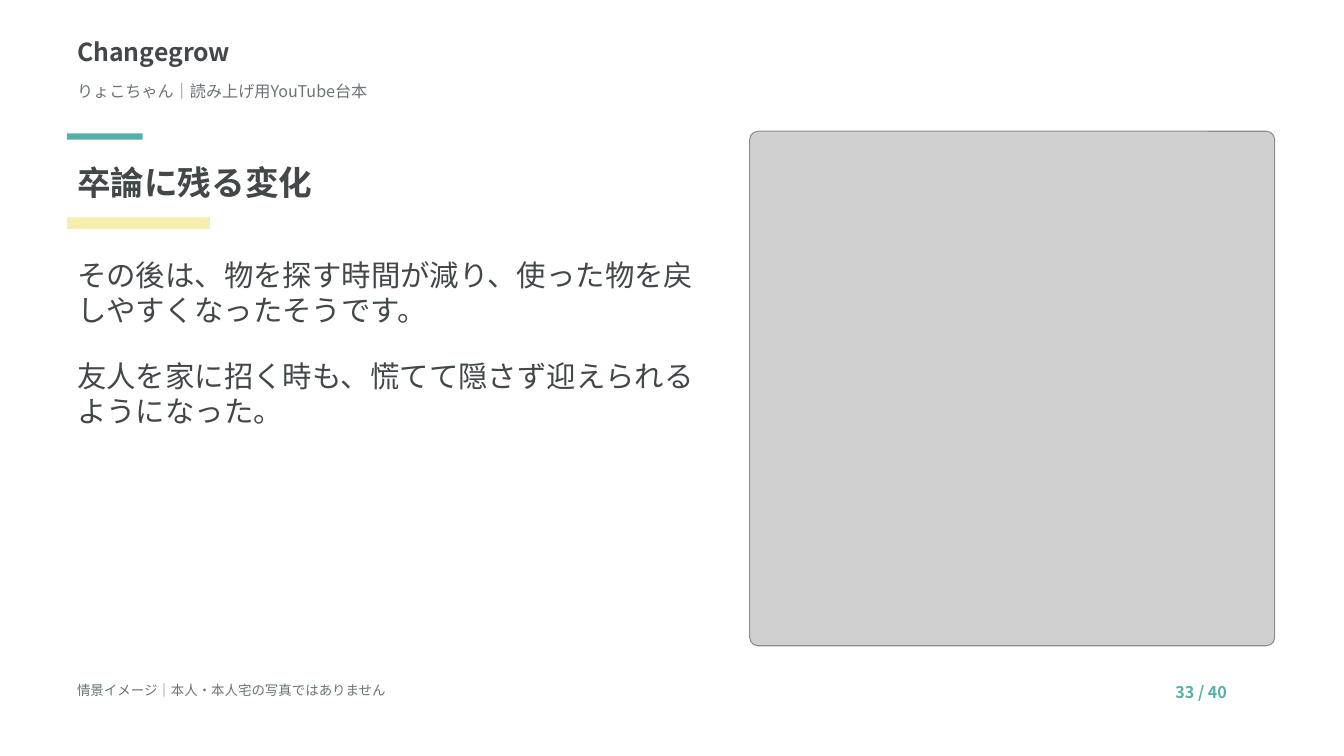
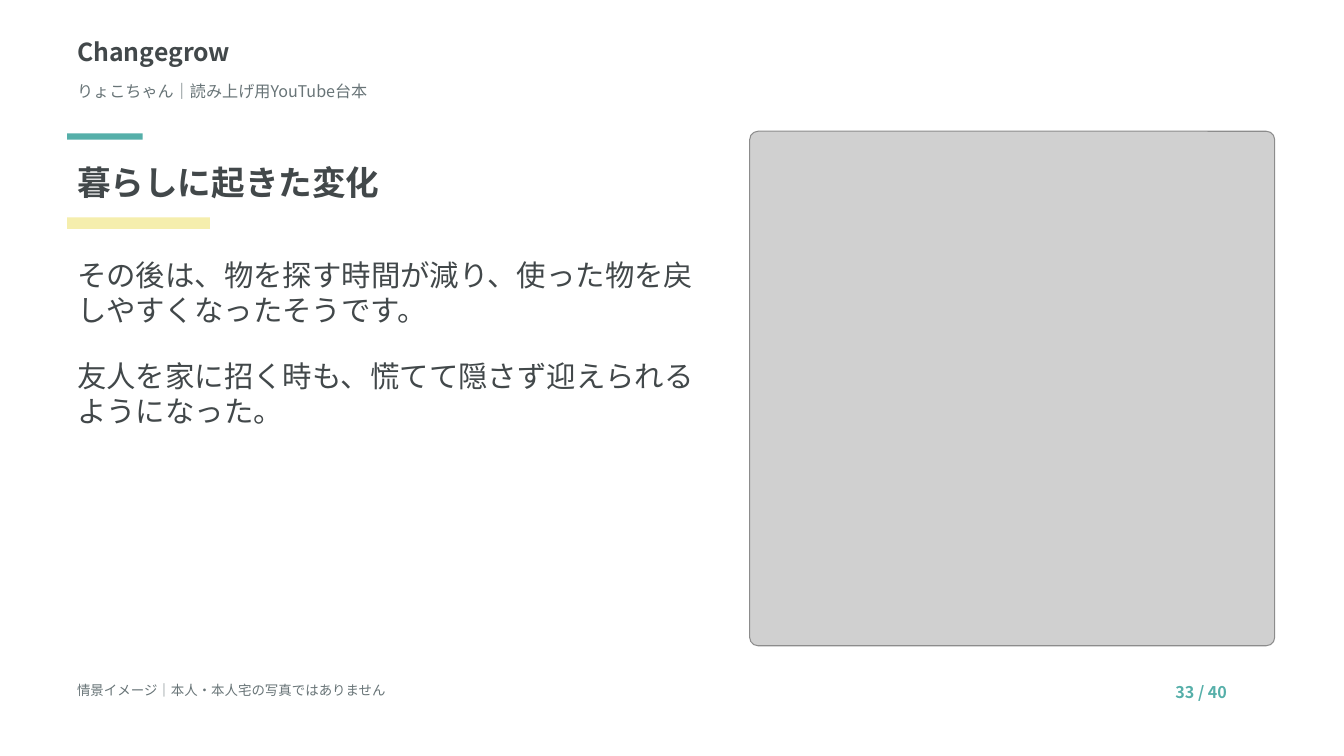
Before and after one commit to tanakayuc/static-pages, a slide deck: slide 33 of nakata-ryokochan-youtube-script/読み上げ台本.pptx. Drawn at 1344x756 pixels with LibreOffice and Linux fonts; fonts in the diff are those of the drawing; grey boxes stand for pictures. Boxes give left, top, right and bottom in pixels: in the first picture for what was removed or moved away, otherwise in the second. Text is boxed around its words. In the diff, an @@ line names an element or a change of style, - is before the commit and + after.

```diff
--- a/nakata-ryokochan-youtube-script/読み上げ台本.pptx
+++ b/nakata-ryokochan-youtube-script/読み上げ台本.pptx
@@ text at <box>77,166,379,198</box>: text changed @@
-卒論に残る変化
+暮らしに起きた変化
```
Also in this commit, not shown: 1 other slide changed, 1 other file.
